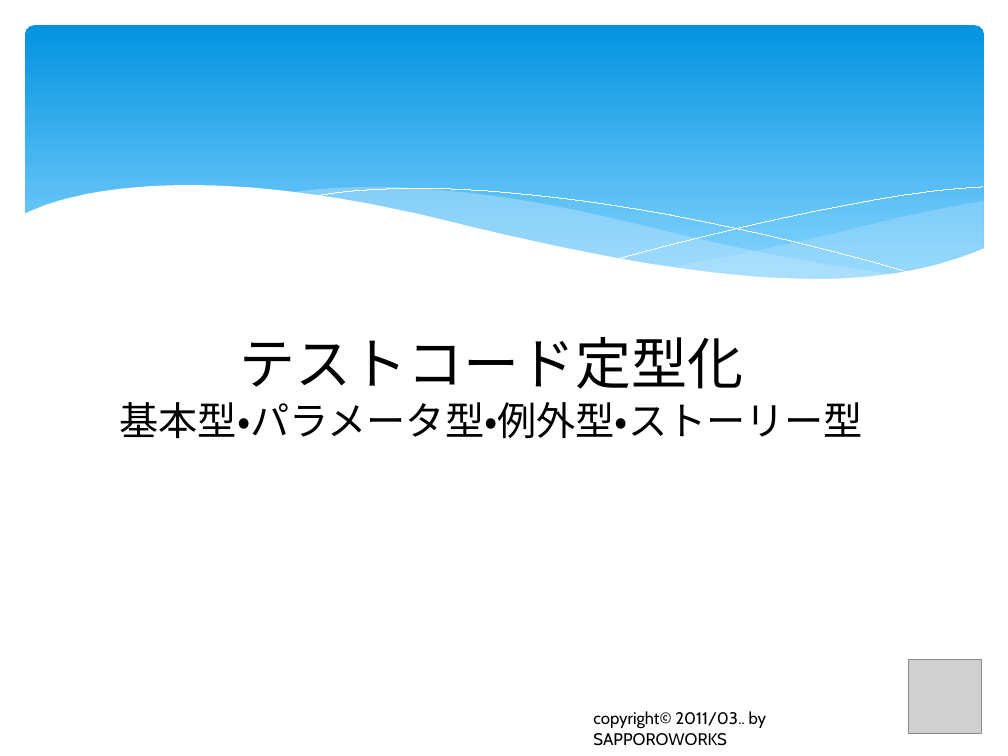
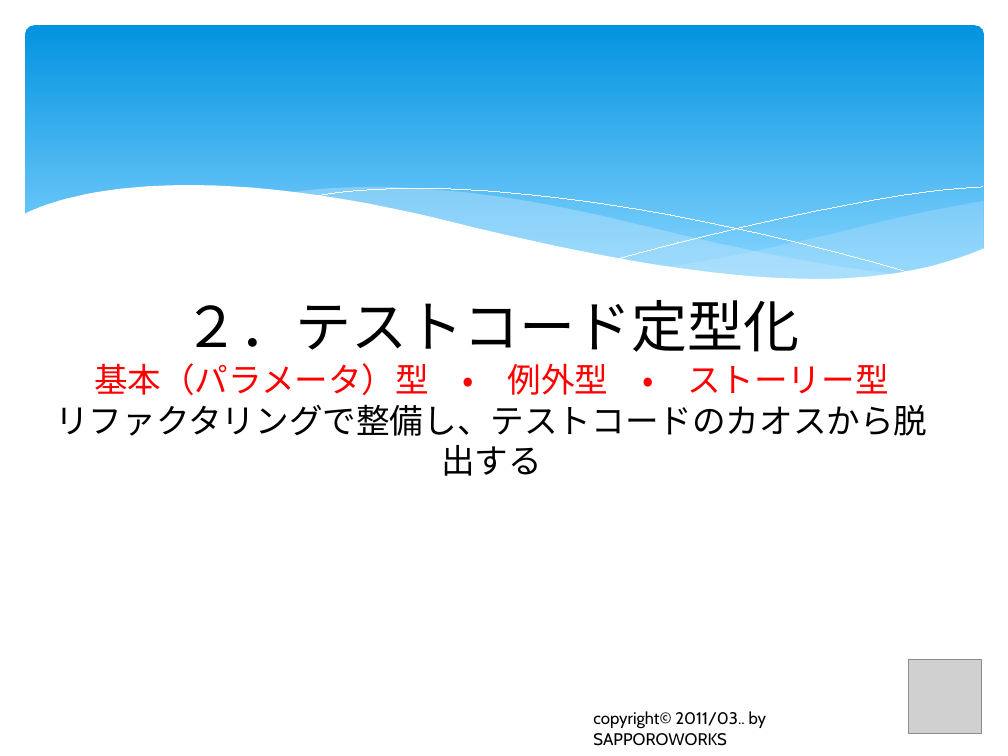
Before and after one commit to furuya02/clrh78, a slide deck: slide 41 of C# から Java へのプログラム移植で体験したTDDの効果は？.pptx (slide 47 before the commit). Drawn at 1008x756 pixels with LibreOffice and Linux fonts; fonts in the diff are those of the drawing; grey boxes stand for pictures. Boxes give left, top, right and bottom in pixels: in the first picture for what was removed or moved away, otherwise in the second. Text is boxed around its words. In the diff, an @@ line names an element or a change of style, - is before the commit and + after.

```diff
--- a/C# から Java へのプログラム移植で体験したTDDの効果は？.pptx
+++ b/C# から Java へのプログラム移植で体験したTDDの効果は？.pptx
@@ title at [55, 300, 927, 476]: text changed; size 28 to 24 pt @@
-テストコード定型化
-基本型・パラメータ型・例外型・ストーリー型
+２．テストコード定型化
+基本（パラメータ）型 ・ 例外型 ・ ストーリー型
+リファクタリングで整備し、テストコードのカオスから脱出する
```
Also in this commit, not shown: 12 other slides changed, 6 slides added, 1 slide removed.
